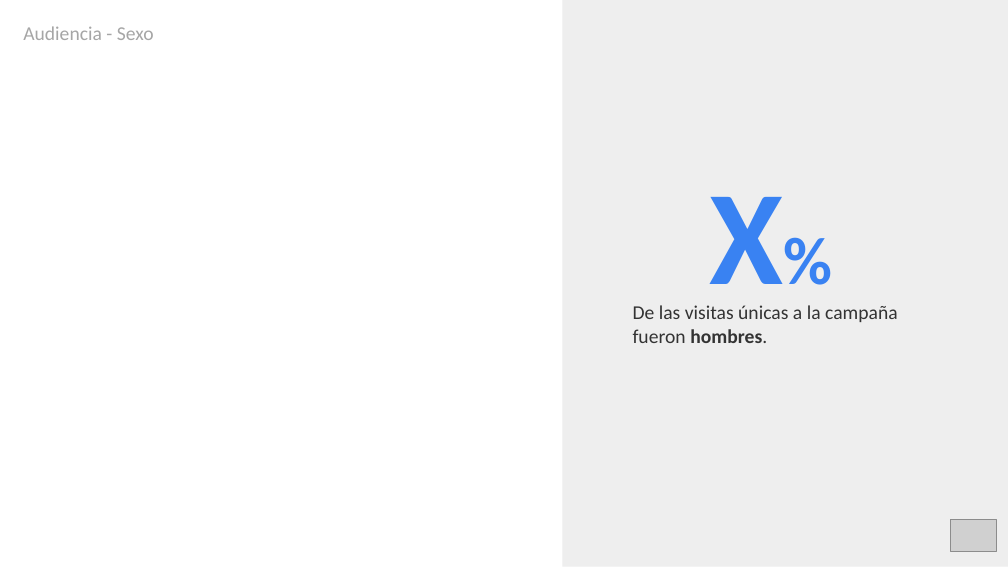
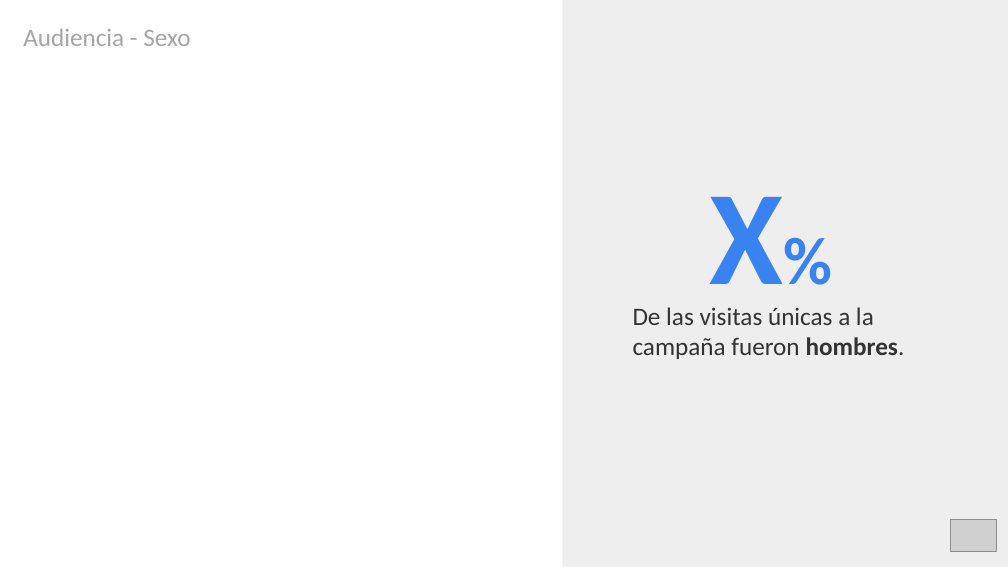
Before and after one commit to Nicolasvegam/PubliBOT, a slide deck: slide 5 of template_report.pptx. Drawn at 1008x567 pixels with LibreOffice and Linux fonts; fonts in the diff are those of the drawing; grey boxes stand for pictures. Boxes give left, top, right and bottom in pixels: in the first picture for what was removed or moved away, otherwise in the second. Text is boxed around its words. In the diff, an @@ line names an element or a change of style, - is before the commit and + after.

```diff
--- a/template_report.pptx
+++ b/template_report.pptx
@@ text "Audiencia - Sexo" at bbox=[23, 28, 190, 46]: size 14 to 18 pt @@
@@ text "De las visitas únicas a ..." at bbox=[633, 307, 905, 359]: size 14 to 18 pt @@
```
Also in this commit, not shown: 11 other slides changed, 7 other files.
